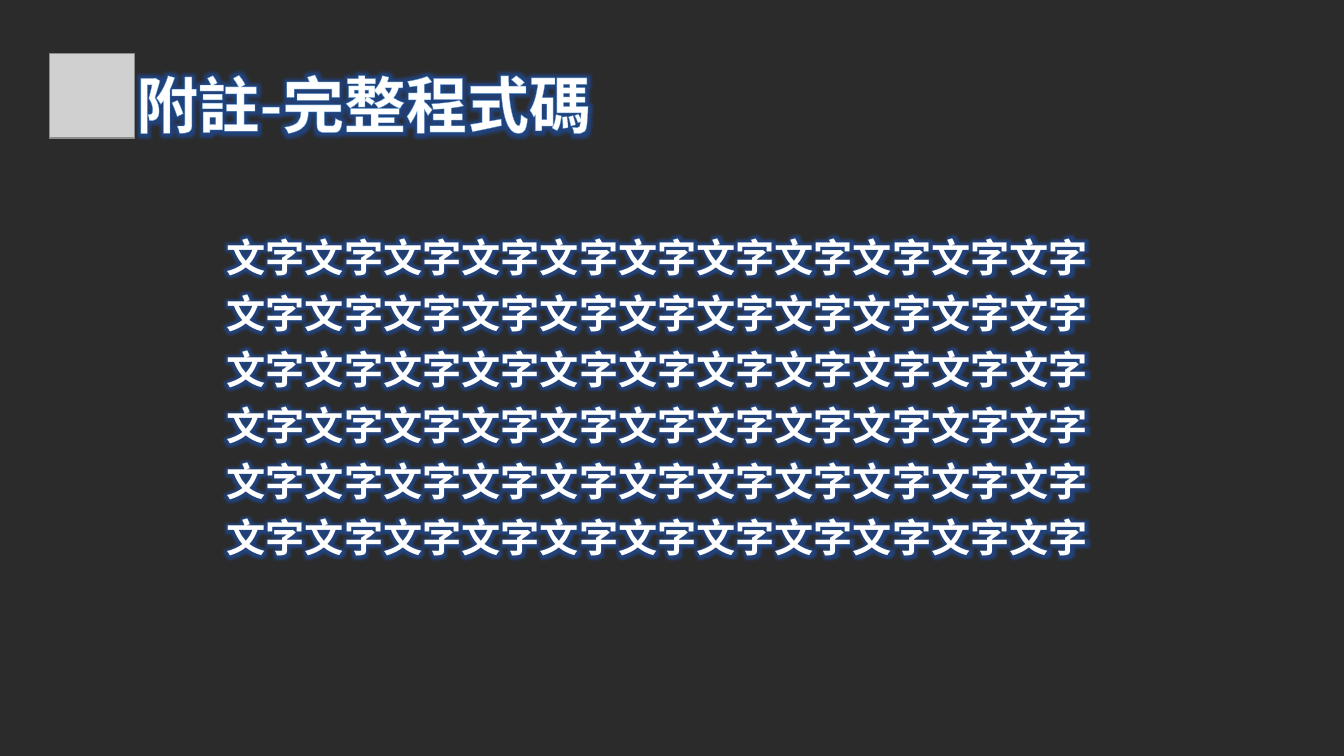
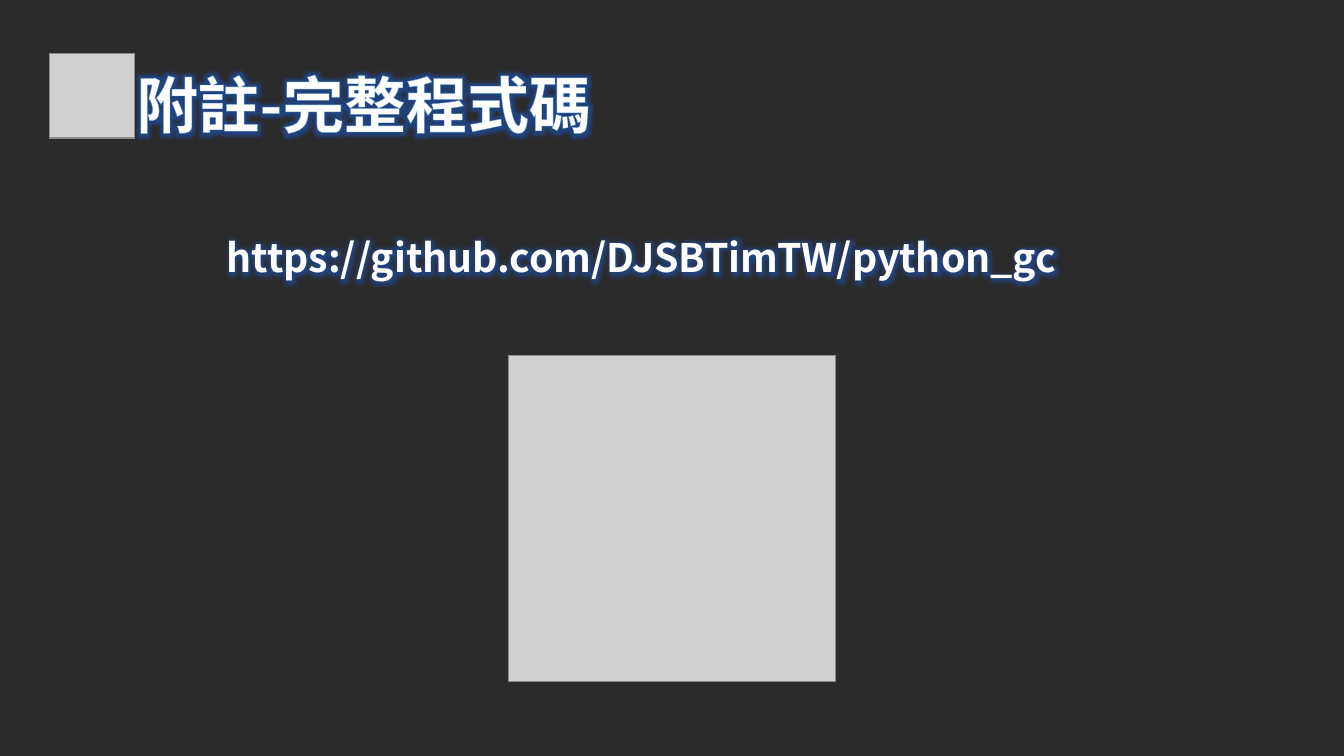
Before and after one commit to DJSBTimTW/DJSBTimTW-python_selenium, a slide deck: slide 12 of GC遊戲後台分析爬蟲 (1).pptx (slide 10 before the commit). Drawn at 1344x756 pixels with LibreOffice and Linux fonts; fonts in the diff are those of the drawing; grey boxes stand for pictures; background and template pictures are left out; a plain dark background stands for a picture behind light text. Boxes give left, top, right and bottom in pixels: in the first picture for what was removed or moved away, otherwise in the second. Text is boxed around its words. In the diff, an @@ line names an element or a change of style, - is before the commit and + after.

```diff
--- a/GC遊戲後台分析爬蟲 (1).pptx
+++ b/GC遊戲後台分析爬蟲 (1).pptx
@@ text removed at (x1=227, y1=232, x2=1088, y2=563) @@
-文字文字文字文字文字文字文字文字文字文字文字文字文字文字文字文字文字文字文字文字文字文字文字文字文字文字文字文字文字文字文字文字文字文字文字文字文字文字文字文字文字文字文字文字文字文字文字文字文字文字文字文字文字文字文字文字文字文字文字文字文字文字文字文字文字文字
@@ text added at (x1=227, y1=240, x2=1056, y2=282), 28 pt, text #FFFFFF, bold @@
+https://github.com/DJSBTimTW/python_gc
@@ picture added at (x1=509, y1=355, x2=836, y2=682) @@
```
Also in this commit, not shown: 4 other slides changed, 5 slides added, 3 slides removed, 1 other file.
